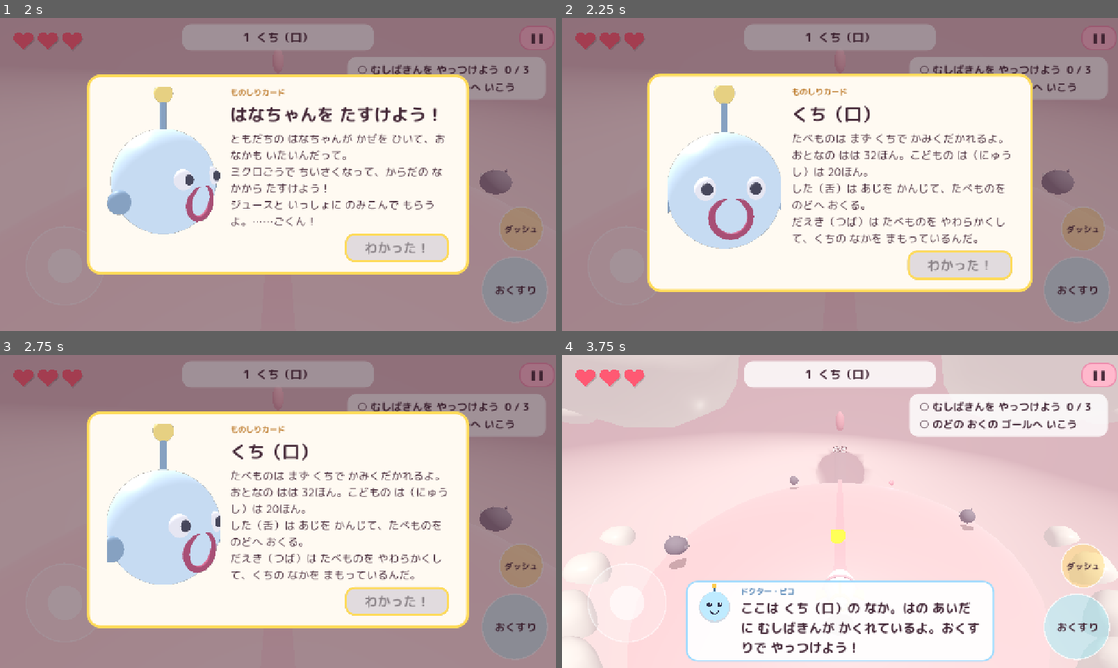
Above: before the commit, frames 1-4 (two rows, left to right).
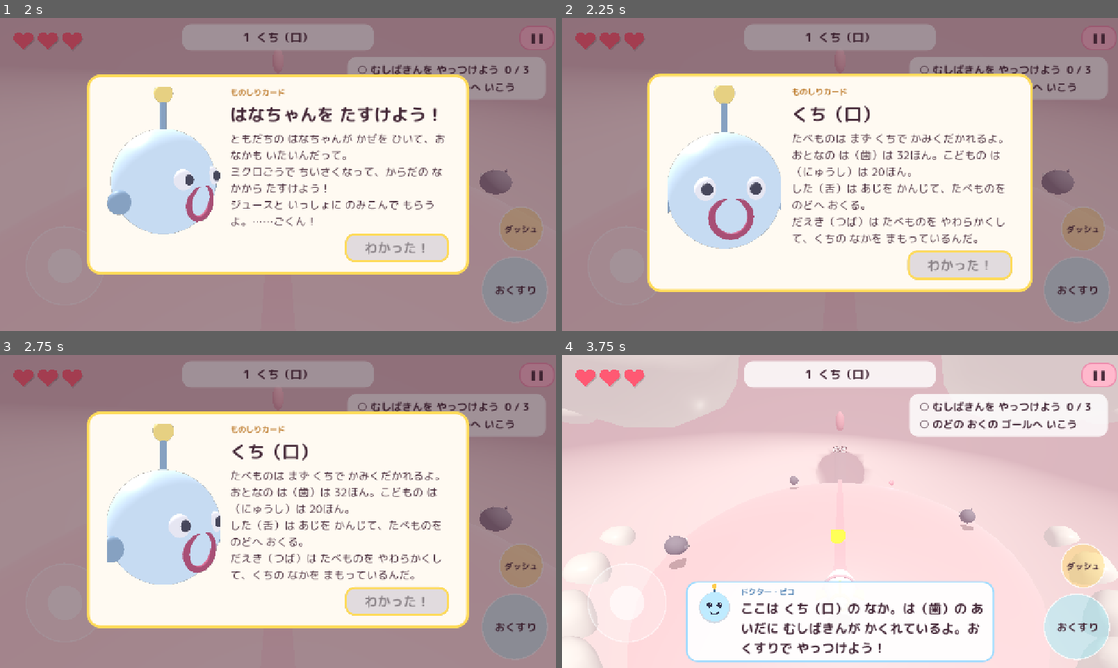
Above: after the commit, the same moments.

Repository: hassy0511/inside-body-seek
Game: Godot game, scene res://src/main.tscn
Two runs of this game, one before a commit and one after it. Both use one fixed random seed, a clock stepped at 60 frames per second and the inputs below.
Inputs (mouse positions are in pixels of both pictures, inside the frame that each line leads up to):
- Up to frame 1 (2 s): click "はじめる" at 0.5 s; click "スタート！" at 1.25 s
- Up to frame 2 (2.25 s): tap Enter (ui_accept) at 2 s; move the mouse to (962, 158) at 2.02 s; hold Right (move_right) from 2.03 s (still down); hold Space (action) from 2.03 s (still down); click (962, 158) at 2.17 s
- Up to frame 3 (2.75 s): keep holding Right (move_right); keep holding Space (action); tap Enter (ui_accept) at 2.27, 2.57 s
- Up to frame 4 (3.75 s): release Right (move_right) at 2.75 s; release Space (action) at 2.75 s; drag from (728, 527) to (812, 574) at 2.77 s; click "わかった！" at 3.5 s

Frame 1 is identical in both runs. In frame 2, 0.8% of the frame differs, in the area x 41-81%, y 42-51%; in frame 3, 0.8%; in frame 4, 2.5%, in the area x 22-78%, y 72-99%.

Commit message:
文章のレビュー反映：臓器名の「ひらがな（漢字）」表記を統一し、体の数値を正確にする
- 「は」「い」「ち」など一文字の臓器名には漢字を添える（誤読防止）
- くしゃみの速さ・肺胞の数・神経の速さ・ニューロンの数・小腸の表面積・心拍数を現在の知見に合わせる
- クイズの選択肢と分かち書きを整える、悪玉菌の説明を「肉」ではなく「野菜不足」に

Co-Authored-By: Claude Fable 5.1 <noreply@anthropic.com>
Claude-Session: https://claude.ai/code/session_014WqpUbns6LUX1FTSmqChzj

Diff:
--- a/godot/src/autoload/stage_db.gd
+++ b/godot/src/autoload/stage_db.gd
@@ -16,18 +16,18 @@
 			{"type": "defeat", "target": "mushiba", "count": 3, "text": "むしばきんを やっつけよう"},
 			{"type": "reach", "text": "のどの おくの ゴールへ いこう"},
 		],
-		"intro": "ここは くち（口）の なか。はの あいだに むしばきんが かくれているよ。おくすりで やっつけよう！",
+		"intro": "ここは くち（口）の なか。は（歯）の あいだに むしばきんが かくれているよ。おくすりで やっつけよう！",
 		"hints": [
 			{"at": 1.0, "text": "やじるしキー（または スティック）で うごけるよ。", "text_touch": "ひだりの まるを ゆびで うごかすと すすめるよ。"},
 			{"at": 9.0, "text": "スペースキー（Aボタン）で おくすりを だすよ。ちかくの むしばきんを じどうで ねらうんだ！", "text_touch": "みぎの おおきな「おくすり」ボタンで うつよ。ちかくの むしばきんを じどうで ねらうんだ！"},
 		],
 		"cards": {
-			"stage": {"title": "くち（口）", "text": "たべものは まず くちで かみくだかれるよ。\nおとなの はは 32ほん。こどもの は（にゅうし）は 20ほん。\nした（舌）は あじを かんじて、たべものを のどへ おくる。\nだえき（つば）は たべものを やわらかくして、くちの なかを まもっているんだ。"},
-			"mushiba": {"title": "むしばきん", "text": "あまい たべものの のこりかすを たべて、はを とかす「さん」を だす ばいきん。\nはみがきで やっつけよう！"},
-			"tooth": {"title": "は（歯）", "text": "まえの はは たべものを かみきる。おくの はは すりつぶす。\nいちばん かたい ところは「エナメルしつ」。ほねより かたいんだよ。"},
+			"stage": {"title": "くち（口）", "text": "たべものは まず くちで かみくだかれるよ。\nおとなの は（歯）は 32ほん。こどもの は（にゅうし）は 20ほん。\nした（舌）は あじを かんじて、たべものを のどへ おくる。\nだえき（つば）は たべものを やわらかくして、くちの なかを まもっているんだ。"},
+			"mushiba": {"title": "むしばきん", "text": "あまい たべものの のこりかすを たべて、は（歯）を とかす「さん」を だす ばいきん。\nはみがきで やっつけよう！"},
+			"tooth": {"title": "は（歯）", "text": "まえの は（歯）は たべものを かみきる。おくの は（歯）は すりつぶす。\nいちばん かたい ところは「エナメルしつ」。ほねより かたいんだよ。"},
 		},
 		"summary": {"title": "きょうの まとめ", "text": "くちは たべものを かみくだいて、だえきで やわらかくする ところ。\nはみがきは 1にち 2かい いじょう！ よく かむと だえきが たくさん でて、むしばきんも へるよ。"},
-		"quiz": {"q": "した（舌）の しごとは どれ？", "choices": ["あじを かんじる", "いきを する", "ちを つくる"], "answer": 0, "explain": "したは あじを かんじて、たべものを のどへ おくるよ。"},
+		"quiz": {"q": "した（舌）の しごとは どれ？", "choices": ["あじを かんじる", "いきを する", "ち（血）を つくる"], "answer": 0, "explain": "したは あじを かんじて、たべものを のどへ おくるよ。"},
 	},
 	{
 		"id": "esophagus", "order": 2, "name": "しょくどう", "kanji": "食道", "title": "つるつる すべりだい",
@@ -35,20 +35,20 @@
 		"fog": Color(0.95, 0.6, 0.6), "ambient": Color(1.0, 0.85, 0.85), "fog_density": 0.02,
 		"flow_speed": 2.0,
 		"missions": [
-			{"type": "reach", "text": "しょくどうを くだって いへ いこう"},
-		],
-		"intro": "のみこまれた！ ここは しょくどう（食道）。ぎゅっ、ぎゅっと おしてくる なみに のって、いまで くだろう。",
+			{"type": "reach", "text": "しょくどうを くだって い（胃）へ いこう"},
+		],
+		"intro": "のみこまれた！ ここは しょくどう（食道）。ぎゅっ、ぎゅっと おしてくる なみに のって、い（胃）まで くだろう。",
 		"hints": [
 			{"at": 1.0, "text": "ピンクの なみ（ぜんどううんどう）に のると はやく すすめるよ。"},
 			{"at": 12.0, "text": "たべものの かたまりは よけてね。はたの ところが チェックポイントだよ。"},
 		],
 		"cards": {
-			"stage": {"title": "しょくどう（食道）", "text": "のみこんだ たべものは しょくどうを とおって いへ いく。ながさは やく 25 cm。\nしょくどうは きんにくの くだで、ぎゅっ、ぎゅっと しめて たべものを おしおくる。\nこれを「ぜんどううんどう」というよ。だから さかだちしても たべものは いへ いけるんだ！"},
+			"stage": {"title": "しょくどう（食道）", "text": "のみこんだ たべものは しょくどうを とおって い（胃）へ いく。ながさは やく 25 cm。\nしょくどうは きんにくの くだで、ぎゅっ、ぎゅっと しめて たべものを おしおくる。\nこれを「ぜんどううんどう」というよ。だから さかだちしても たべものは い（胃）へ いけるんだ！"},
 			"food": {"title": "たべものの かたまり", "text": "よく かまないと、おおきな かたまりの まま おちてくる。\nひとくち 30かい かむと いいよ。"},
 			"epiglottis": {"title": "のどの わかれみち", "text": "のどには くうきの みち（きかん）と たべものの みち（しょくどう）が ある。\nのみこむとき「ふた」（こうとうがい）が しまって、たべものが きかんに はいらないように しているんだ。\nあわてて たべると ふたが まにあわず「むせる」よ。"},
-			"wave": {"title": "ぜんどううんどう", "text": "きんにくが なみのように じゅんばんに ちぢんで、たべものを おしおくる うごき。\nしょくどうだけでなく、い や ちょうも おなじ うごきを するよ。"},
-		},
-		"summary": {"title": "きょうの まとめ", "text": "しょくどうは きんにくの くだ。ぜんどううんどうで たべものを いへ おくる。\nよく かんで、ゆっくり のみこもう。"},
+			"wave": {"title": "ぜんどううんどう", "text": "きんにくが なみのように じゅんばんに ちぢんで、たべものを おしおくる うごき。\nしょくどうだけでなく、い（胃）や ちょう（腸）も おなじ うごきを するよ。"},
+		},
+		"summary": {"title": "きょうの まとめ", "text": "しょくどうは きんにくの くだ。ぜんどううんどうで たべものを い（胃）へ おくる。\nよく かんで、ゆっくり のみこもう。"},
 		"quiz": {"q": "しょくどうは どうやって たべものを おくる？", "choices": ["きんにくで ぎゅっと おす", "かぜで ふきとばす", "ころころ ころがす"], "answer": 0, "explain": "きんにくが なみのように ちぢむ「ぜんどううんどう」で おくるよ。"},
 	},
 	{
@@ -58,7 +58,7 @@
 		"flow_speed": 0.0,
 		"missions": [
 			{"type": "defeat", "target": "pylori", "count": 4, "text": "ピロリきんを やっつけよう"},
-			{"type": "cheer", "target": "wallcell", "count": 3, "text": "いの かべの さいぼうを おうえんしよう"},
+			{"type": "cheer", "target": "wallcell", "count": 3, "text": "い（胃）の かべの さいぼうを おうえんしよう"},
 			{"type": "reach", "text": "でぐちの ゴールへ いこう"},
 		],
 		"intro": "ここは い（胃）。きいろい いけは いえき（胃液）、ミクロごうが とけちゃうから はいらないでね！ ピロリきんが かべを いじめているよ。",
@@ -67,13 +67,13 @@
 			{"at": 14.0, "text": "なかまには さわるだけで おうえんできるよ。"},
 		],
 		"cards": {
-			"stage": {"title": "い（胃）", "text": "いは たべものを ためて、いえき（胃液）で どろどろに とかす ふくろ。\nいえきは とても つよい「さん」。でも いの かべは ねんえき（粘液）で まもられているから だいじょうぶ。\nたべものは 2〜4じかん ここに いるよ。"},
+			"stage": {"title": "い（胃）", "text": "い（胃）は たべものを ためて、いえき（胃液）で どろどろに とかす ふくろ。\nいえきは とても つよい「さん」。でも い（胃）の かべは ねんえき（粘液）で まもられているから だいじょうぶ。\nたべものは 2〜4じかん ここに いるよ。"},
 			"pylori": {"title": "ピロリきん", "text": "いの かべに すみついて、かべを よわらせる ばいきん。\nらせんの からだで、しっぽ（べんもう）を くるくる まわして およぐよ。"},
-			"wallcell": {"title": "いの かべの さいぼう", "text": "ねんえき（粘液）を だして、いを じぶんの いえきから まもっている。\nおうえんすると げんきに なるよ！"},
+			"wallcell": {"title": "い（胃）の かべの さいぼう", "text": "ねんえき（粘液）を だして、い（胃）を じぶんの いえきから まもっている。\nおうえんすると げんきに なるよ！"},
 			"acid": {"title": "いえき（胃液）", "text": "たべものを とかす つよい さん。たべものと いっしょに はいってきた ばいきんも たおす。\nミクロごうは はいらないでね！"},
 		},
-		"summary": {"title": "きょうの まとめ", "text": "いは たべものを いえきで とかす ところ。\nかべは ねんえきで まもられている。よく かんで たべると、いも らくちん！"},
-		"quiz": {"q": "いえき（胃液）の しごとは？", "choices": ["たべものを とかす", "ちを きれいに する", "くうきを すう"], "answer": 0, "explain": "いえきは つよい さんで、たべものを どろどろに とかすよ。"},
+		"summary": {"title": "きょうの まとめ", "text": "い（胃）は たべものを いえきで とかす ところ。\nかべは ねんえきで まもられている。よく かんで たべると、い（胃）も らくちん！"},
+		"quiz": {"q": "いえき（胃液）の しごとは？", "choices": ["たべものを とかす", "ち（血）を きれいに する", "くうきを すう"], "answer": 0, "explain": "いえきは つよい さんで、たべものを どろどろに とかすよ。"},
 	},
 	{
 		"id": "intestine", "order": 4, "name": "しょうちょう", "kanji": "小腸", "title": "じゅうもうの もり",
@@ -93,9 +93,9 @@
 		"cards": {
 			"stage": {"title": "しょうちょう（小腸）", "text": "しょうちょうは ながーい くだ。のばすと やく 6〜7 m も ある！\nかべには じゅうもう（絨毛）という こまかい ひだが いっぱい。\nここで えいよう（栄養）を きゅうしゅうして、ちに わたすんだ。"},
 			"nutrient": {"title": "えいよう（栄養）", "text": "ブドウとう（うごく ちから）、アミノさん（からだを つくる）、ビタミン（からだを ととのえる）。\nどれも からだに ひつような ものだよ。"},
-			"villus": {"title": "じゅうもう（絨毛）", "text": "しょうちょうの かべに ある、ゆびのような ひだ。\nひろげると テニスコート 1めんぶんくらいの ひろさに なって、えいようを たくさん きゅうしゅうできる。"},
-			"zendama": {"title": "ぜんだまきん", "text": "おなかの なかに すむ いいきん。わるいきんが ふえるのを ふせいでくれる。\nヨーグルトや やさいが だいすき。"},
-			"akudama": {"title": "あくだまきん", "text": "おなかの なかの わるいきん。ふえすぎると おなかの ちょうしが わるくなる。\nおにくや あまいものばかり たべると ふえちゃうよ。"},
+			"villus": {"title": "じゅうもう（絨毛）", "text": "しょうちょうの かべに ある、ゆびのような ひだ。\nひろげると きょうしつの はんぶんくらい（やく 30 へいほうメートル）の ひろさに なって、えいようを たくさん きゅうしゅうできる。"},
+			"zendama": {"title": "ぜんだまきん", "text": "おなかの なかに すむ いい きん。わるい きんが ふえるのを ふせいでくれる。\nヨーグルトや やさいが だいすき。"},
+			"akudama": {"title": "あくだまきん", "text": "おなかの なかの わるい きん。ふえすぎると おなかの ちょうしが わるくなる。\nやさいを たべずに、あまい ものばかり たべると ふえちゃうよ。"},
 		},
 		"summary": {"title": "きょうの まとめ", "text": "しょうちょうは えいようを きゅうしゅうする ところ。\nやさいや ヨーグルトで ぜんだまきんを ふやそう！"},
 		"quiz": {"q": "えいようを きゅうしゅうするのは どこ？", "choices": ["しょうちょう", "ほね", "め"], "answer": 0, "explain": "しょうちょうの じゅうもうが えいようを きゅうしゅうするよ。"},
@@ -136,11 +136,11 @@
 			{"at": 1.0, "text": "あかい ドアが ひらいたら すすもう！ しまっている ときは まってね。"},
 		],
 		"cards": {
-			"stage": {"title": "しんぞう（心臓）", "text": "しんぞうは ちを おくりだす ポンプ。にぎりこぶしくらいの おおきさで、1ぷんかんに やく 70かい うつ。\n4つの へや（みぎの しんぼう・しんしつ、ひだりの しんぼう・しんしつ）が あって、\n「べん」という ドアが ちの ぎゃくもどりを ふせいでいる。"},
+			"stage": {"title": "しんぞう（心臓）", "text": "しんぞうは ちを おくりだす ポンプ。にぎりこぶしくらいの おおきさで、おとなで 1ぷんかんに やく 70かい、こどもは もっと はやく うつ。\n4つの へや（みぎの しんぼう・しんしつ、ひだりの しんぼう・しんしつ）が あって、\n「べん」という ドアが ちの ぎゃくもどりを ふせいでいる。"},
 			"valve": {"title": "べん（弁）", "text": "ちが さかさまに ながれないように する ドア。\n「ドックン」という しんぞうの おとは、べんが しまる おとなんだよ。"},
 		},
 		"summary": {"title": "きょうの まとめ", "text": "しんぞうは 4つの へやと べんで できた ポンプ。\nやすまず うごいて、ちを からだじゅうに おくっている。"},
-		"quiz": {"q": "しんぞうの へやは いくつ？", "choices": ["4つ", "1つ", "10こ"], "answer": 0, "explain": "みぎと ひだりに、しんぼうと しんしつが あって、ぜんぶで 4つだよ。"},
+		"quiz": {"q": "しんぞうの へやは いくつ？", "choices": ["4つ", "1つ", "8つ"], "answer": 0, "explain": "みぎと ひだりに、しんぼうと しんしつが あって、ぜんぶで 4つだよ。"},
 	},
 	{
 		"id": "lungs", "order": 7, "name": "はい", "kanji": "肺", "title": "ふわふわ はいほうと ウイルスだいおう",
@@ -158,7 +158,7 @@
 			{"at": 12.0, "text": "だいおうは まんなかが ひかった ときだけ おくすりが きくよ！"},
 		],
 		"cards": {
-			"stage": {"title": "はい（肺）", "text": "はいは いきを する ところ。すいこんだ くうきから さんそを ちに わたし、いらない にさんかたんそを だす。\nそれを するのが はいほう（肺胞）という ちいさな ふくろ。やく 3おくこも ある！"},
+			"stage": {"title": "はい（肺）", "text": "はいは いきを する ところ。すいこんだ くうきから さんそを ちに わたし、いらない にさんかたんそを だす。\nそれを するのが はいほう（肺胞）という ちいさな ふくろ。3おく〜5おくこも ある！"},
 			"wbc": {"title": "はっけっきゅう（白血球）", "text": "ばいきんや ウイルスと たたかう、からだの ぼうえいたい。\nわるいものを たべたり、こうげきしたり する。おうえんすると がんばってくれる！"},
 			"virus": {"title": "かぜウイルス", "text": "とても ちいさくて、さいぼうの なかに はいって ふえる。\nてあらい・うがい・マスクで ふせごう。"},
 			"boss_virus": {"title": "かぜウイルスだいおう", "text": "ウイルスの ボス。ときどき からだの まんなかが ひらいて ひかる。\nそのときが チャンス！ おくすりを あてよう。"},
@@ -180,11 +180,11 @@
 			{"at": 1.0, "text": "ひかった じゅんばんを おぼえて、おなじ じゅんばんに しんけいに さわろう。"},
 		],
 		"cards": {
-			"stage": {"title": "のう（脳）", "text": "のうは からだの しれいとう（司令塔）。みる・きく・かんがえる・おぼえる・うごかす、ぜんぶ のうの しごと。\nからだじゅうに しんけい（神経）という でんせんが のびていて、しんごうを びゅんと おくる。\nそのはやさ、びょうそく 100 m いじょう！"},
-			"neuron": {"title": "しんけいさいぼう（ニューロン）", "text": "ほかの さいぼうと てを つないで、しんごうを リレーする。\nのうには やく 1000おくこも あるんだよ。"},
-		},
-		"summary": {"title": "きょうの まとめ", "text": "のうは からだの しれいとう。しんけいで からだじゅうに めいれいを おくる。\nよく ねると、おぼえたことが あたまに ととのうよ。"},
-		"quiz": {"q": "からだを うごかす めいれいを だすのは？", "choices": ["のう", "い", "つめ"], "answer": 0, "explain": "のうが めいれいを だして、しんけいが それを つたえるよ。"},
+			"stage": {"title": "のう（脳）", "text": "のうは からだの しれいとう（司令塔）。みる・きく・かんがえる・おぼえる・うごかす、ぜんぶ のうの しごと。\nからだじゅうに しんけい（神経）という でんせんが のびていて、しんごうを びゅんと おくる。\nはやい しんけいだと、そのはやさは びょうそく 100 m いじょう！"},
+			"neuron": {"title": "しんけいさいぼう（ニューロン）", "text": "ほかの さいぼうと てを つないで、しんごうを リレーする。\nのうには やく 860おくこ（1000おくこ ちかく）も あるんだよ。"},
+		},
+		"summary": {"title": "きょうの まとめ", "text": "のうは からだの しれいとう。しんけいで からだじゅうに めいれいを おくる。\nよく ねると、おぼえた ことが あたまに ととのうよ。"},
+		"quiz": {"q": "からだを うごかす めいれいを だすのは？", "choices": ["のう", "い（胃）", "つめ"], "answer": 0, "explain": "のうが めいれいを だして、しんけいが それを つたえるよ。"},
 	},
 	{
 		"id": "nose", "order": 9, "name": "はな", "kanji": "鼻", "title": "くしゃみで だっしゅつ！",
@@ -199,12 +199,12 @@
 			{"at": 1.0, "text": "かぜが つよい！ はなげと ほこりに ぶつからないように ハンドルを きろう。"},
 		],
 		"cards": {
-			"stage": {"title": "はな（鼻）", "text": "はなは くうきの いりぐち。すいこんだ くうきを あたためて、しめらせて、ほこりを とりのぞく。\nはなげと ねんえき（はなみず）が フィルターの やくめを しているよ。"},
-			"sneeze": {"title": "くしゃみ", "text": "はなに はいった ほこりや ウイルスを ふきとばす、からだの しくみ。\nはやさは じそく 300 km とも いわれる！ くしゃみは てじゃなく、うでで おさえようね。"},
+			"stage": {"title": "はな（鼻）", "text": "はなは くうきの いりぐち。すいこんだ くうきを あたためて、しめらせて、ほこりを とりのぞく。\nはなげと ねんえき（はなみず）が フィルターの やくめを しているよ。においを かんじるのも はなの しごと。"},
+			"sneeze": {"title": "くしゃみ", "text": "はなに はいった ほこりや ウイルスを ふきとばす、からだの しくみ。\nはやいものだと じそく 100 km ちかく！ くしゃみは てじゃなく、うでで おさえようね。"},
 			"dust": {"title": "ほこり", "text": "くうきの なかの ちいさな ごみ。はなげと はなみずが とりのぞいてくれる。"},
 		},
 		"summary": {"title": "きょうの まとめ", "text": "はなは くうきを あたためて そうじする フィルター。\nくしゃみは からだを まもる だいじな しくみだよ。"},
-		"quiz": {"q": "はなの しごとは どれ？", "choices": ["くうきを あたためて そうじする", "あじを かんじる", "ちを おくる"], "answer": 0, "explain": "はなは くうきを あたためて、しめらせて、ほこりを とる フィルターだよ。"},
+		"quiz": {"q": "はなの しごとは どれ？", "choices": ["くうきを あたためて そうじする", "ほねを つくる", "ち（血）を おくる"], "answer": 0, "explain": "はなは くうきを あたためて、しめらせて、ほこりを とる フィルターだよ。"},
 	},
 ]
 
@@ -212,7 +212,7 @@
 const KIND_NAMES := {
 	"mushiba": "むしばきん", "pylori": "ピロリきん", "akudama": "あくだまきん", "virus": "かぜウイルス",
 	"boss_virus": "かぜウイルスだいおう", "cholesterol": "コレステロールの かたまり", "food": "たべものの かたまり",
-	"rbc": "せっけっきゅう", "wbc": "はっけっきゅう", "zendama": "ぜんだまきん", "wallcell": "いの かべの さいぼう",
+	"rbc": "せっけっきゅう", "wbc": "はっけっきゅう", "zendama": "ぜんだまきん", "wallcell": "い（胃）の かべの さいぼう",
 	"villus": "じゅうもう", "nutrient": "えいよう", "neuron": "しんけいさいぼう", "acid": "いえき",
 	"valve": "べん", "wave": "ぜんどううんどう", "dust": "ほこり", "sneeze": "くしゃみ", "tooth": "は", "epiglottis": "のどの わかれみち",
 	"heart_item": "げんきの つぶ",
Not shown, changed: .gitignore
Not shown, changed: docs/design.md
